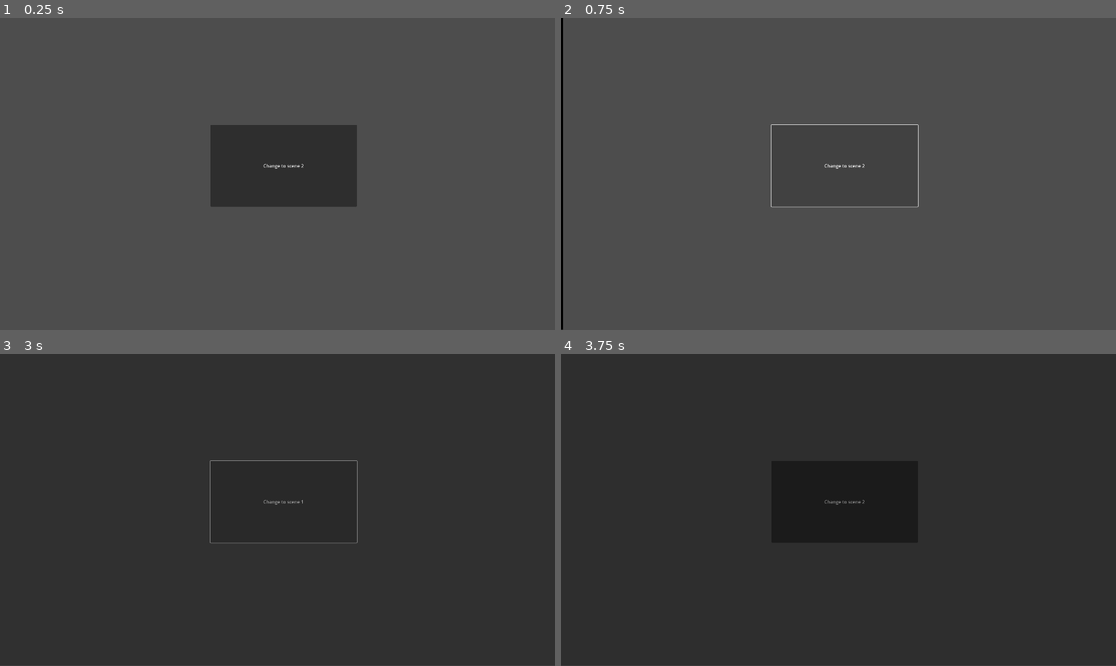
Above: before the commit, frames 1-4 (two rows, left to right).
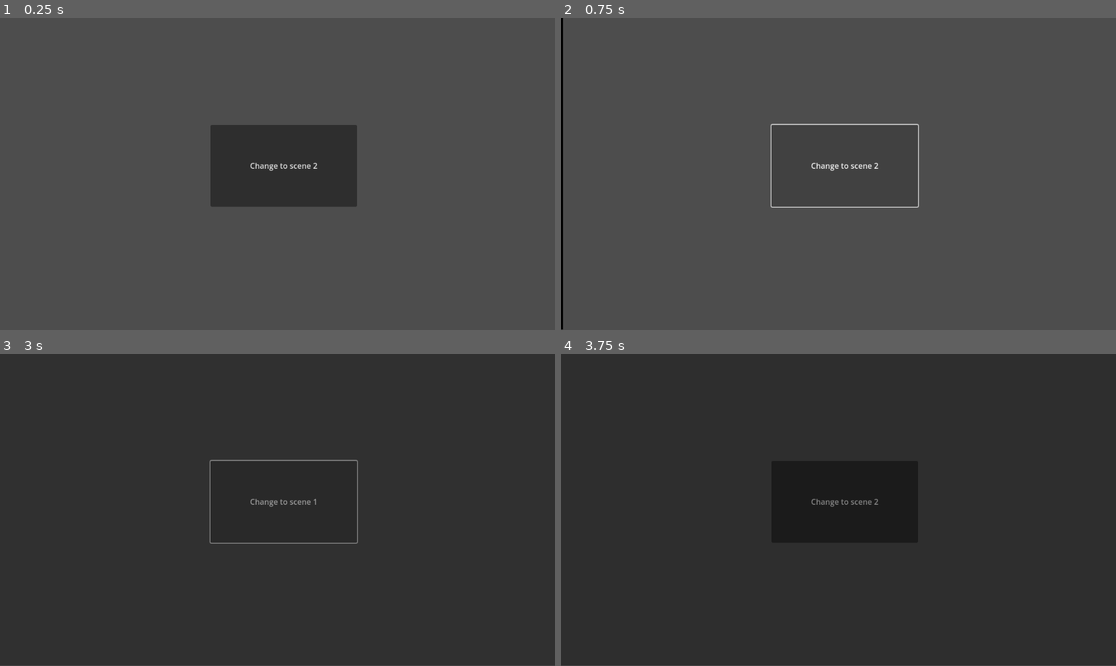
Above: after the commit, the same moments.

Repository: lucascarrug/Godot-Prototype-Project---Scene-Manager
Game: Godot game, scene res://Scenes/1.tscn
Two runs of this game, one before a commit and one after it. Both use one fixed random seed, a clock stepped at 60 frames per second and the inputs below.
Inputs:
- Up to frame 1 (0.25 s): no input
- Up to frame 2 (0.75 s): click "Change to scene 2" at 0.5 s
- Up to frame 3 (3 s): click "Change to scene 1" at 1.25 s; click "Change to scene 1" at 2 s; click "Change to scene 1" at 2.75 s
- Up to frame 4 (3.75 s): click "Change to scene 2" at 3.5 s

The runs differ from the first frame. In frame 1, 0.1% of the frame differs, in the area x 45-58%, y 46-49%; in frame 2, 0.3%, in the area x 37-65%, y 33-61%; in frame 3, 0.2%; in frame 4, 0.1%.

Commit message:
Turn back to old resolution

Diff:
--- a/Scripts/LoadingScreen.gd
+++ b/Scripts/LoadingScreen.gd
@@ -2,8 +2,8 @@
 
 signal transition_reached_midpoint
 
-const W := 1920#1152
-const H := 1080#648
+const W := 1152#1920#
+const H := 648#1080#
 
 @onready var animation_player := $AnimationPlayer
 @onready var timer := $Timer
@@ -12,8 +12,11 @@
 var current_animation_name: String
 
 func _ready() -> void:
-	var scale_factor = control.size.x / float(W)
-	control.scale /= Vector2(scale_factor, scale_factor)
+	# Scale in order to addapt the loading screen.
+	var scale_factor_x = control.size.x / float(W)
+	var scale_factor_y = control.size.y / float(H)
+	control.scale /= Vector2(scale_factor_x, scale_factor_y)
+
 	progress_bar.visible = false
 
 func start_transition(start_animation_name: String) -> void:
--- a/project.godot
+++ b/project.godot
@@ -18,8 +18,3 @@
 [autoload]
 
 SceneManager="*res://Scripts/SceneManager.gd"
-
-[display]
-
-window/size/viewport_width=1920
-window/size/viewport_height=1080
